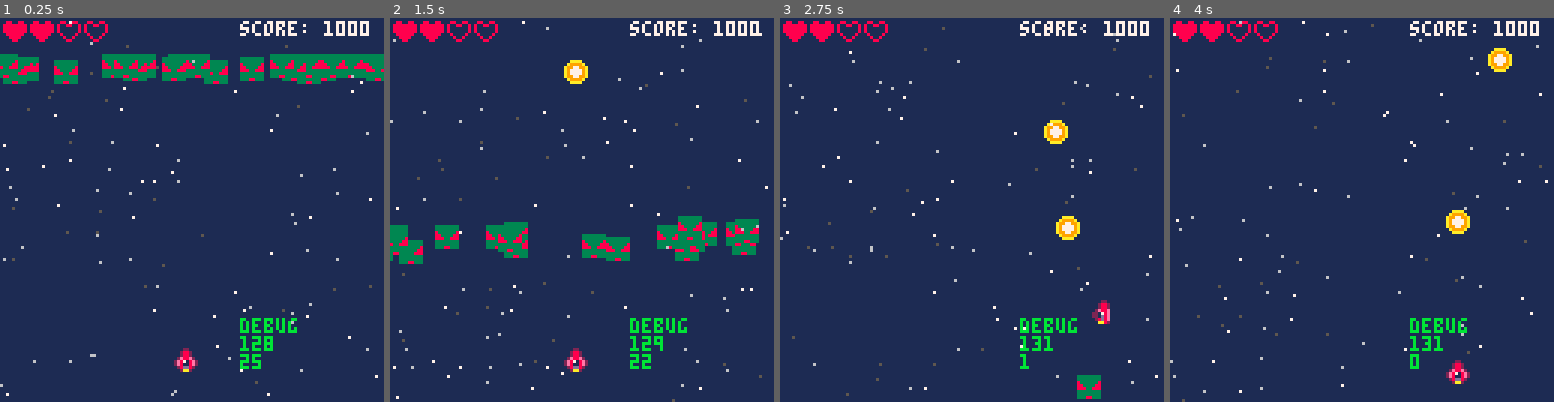
Above: before the commit, frames 1-4 (left to right).
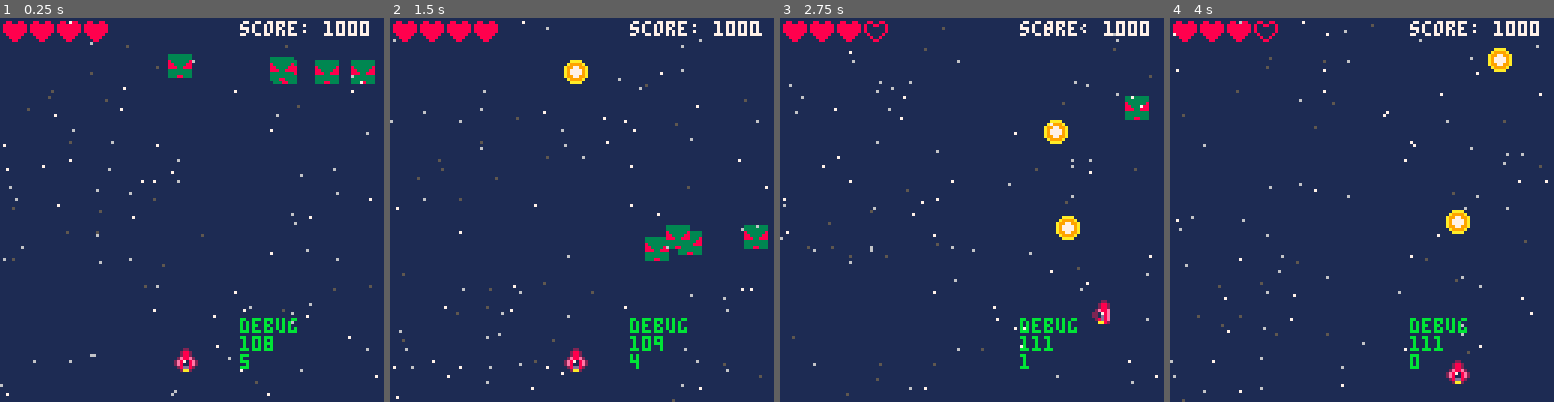
Above: after the commit, the same moments.

Repository: chihirotange/pico8
Game: PICO-8 cartridge shmup/main.p8
Same seed, same stepped clock (60 frames per second), same inputs: the game is played once before the commit and once after it.
Inputs:
- Up to frame 1 (0.25 s): no input
- Up to frame 2 (1.5 s): tap O (Z key) at 0.7 s
- Up to frame 3 (2.75 s): hold Right 1.6-2.1 s; tap O (Z key) at 1.7, 2.1, 2.5 s; hold Up 2.15-2.42 s; hold Right from 2.47 s (still down)
- Up to frame 4 (4 s): tap O (Z key) at 2.9, 3.3, 3.7 s; release Right at 3.03 s; hold Left 3.08-3.58 s; hold Down 3.63-3.97 s

The runs differ from the first frame. In frame 1, 5.2% of the frame differs, in the area x 0-100%, y 1-92%; in frame 2, 5.1%; in frame 3, 0.9%; in frame 4, 0.2%.

Commit message:
added player die event, sound when bullet hit enemy

Diff:
--- a/shmup/event_system.lua
+++ b/shmup/event_system.lua
@@ -23,5 +23,13 @@
             end
             listener:on_bullet_collide_enemy()
         end
+    end,
+    on_player_died = function(self)
+        for listener in all(self.listeners) do
+            if listener.on_bullet_collide_enemy == nil then
+                return
+            end
+            listener:on_bullet_collide_enemy()
+        end
     end
 }
--- a/shmup/player.lua
+++ b/shmup/player.lua
@@ -1,6 +1,9 @@
 player = entity:new({
     is_abstract = false,
     max_lives = 4,
-    current_lives = 2,
+    current_lives = 4,
     score = 1000,
+    on_spaceship_collides_enemy = function(_ENV)
+        current_lives -= 1
+    end
 })
--- a/shmup/shmup.lua
+++ b/shmup/shmup.lua
@@ -10,7 +10,7 @@
     end
 
     -- enemies
-    for i = 1,25 do
+    for i = 1,5 do
         enemy_green:new({
             is_abstract = false,
             x = rnd(120),
@@ -20,6 +20,7 @@
 
     --test
     add(event_system.listeners, sound)
+    add(event_system.listeners, player)
 end
 
 function _update()
